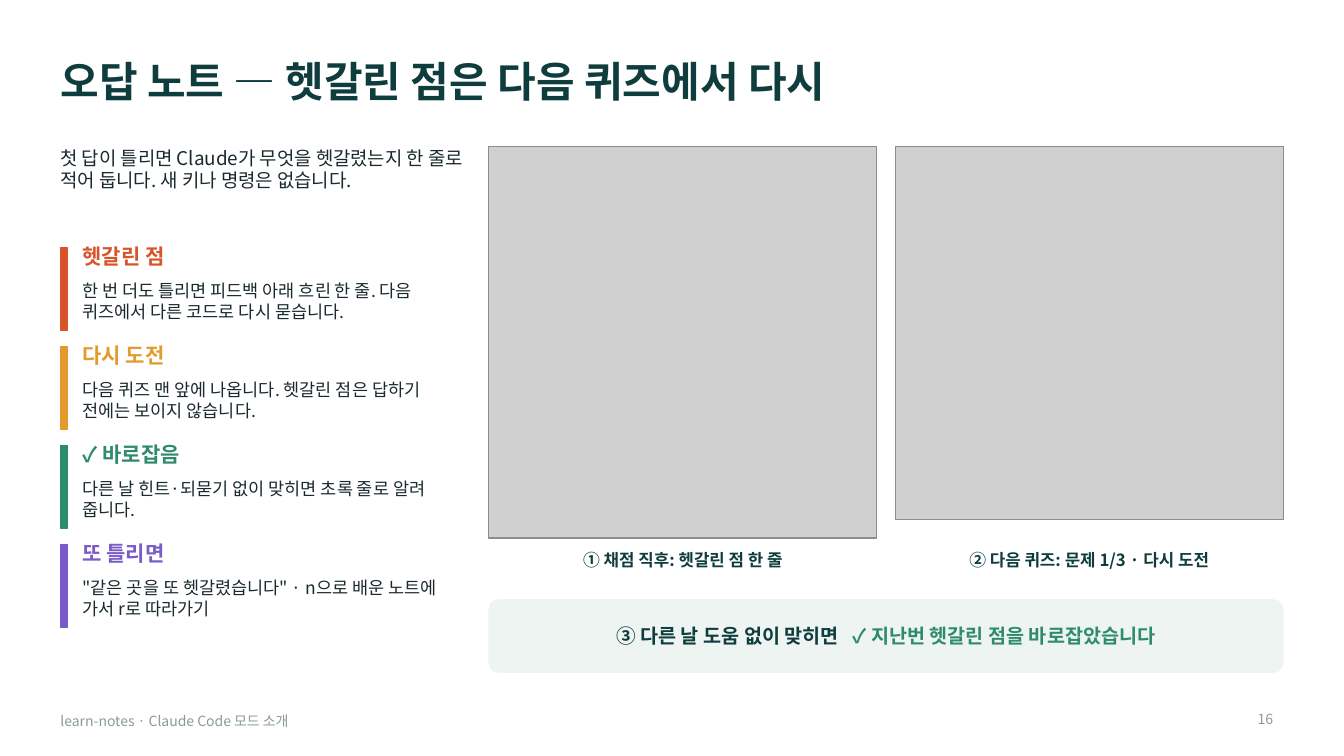
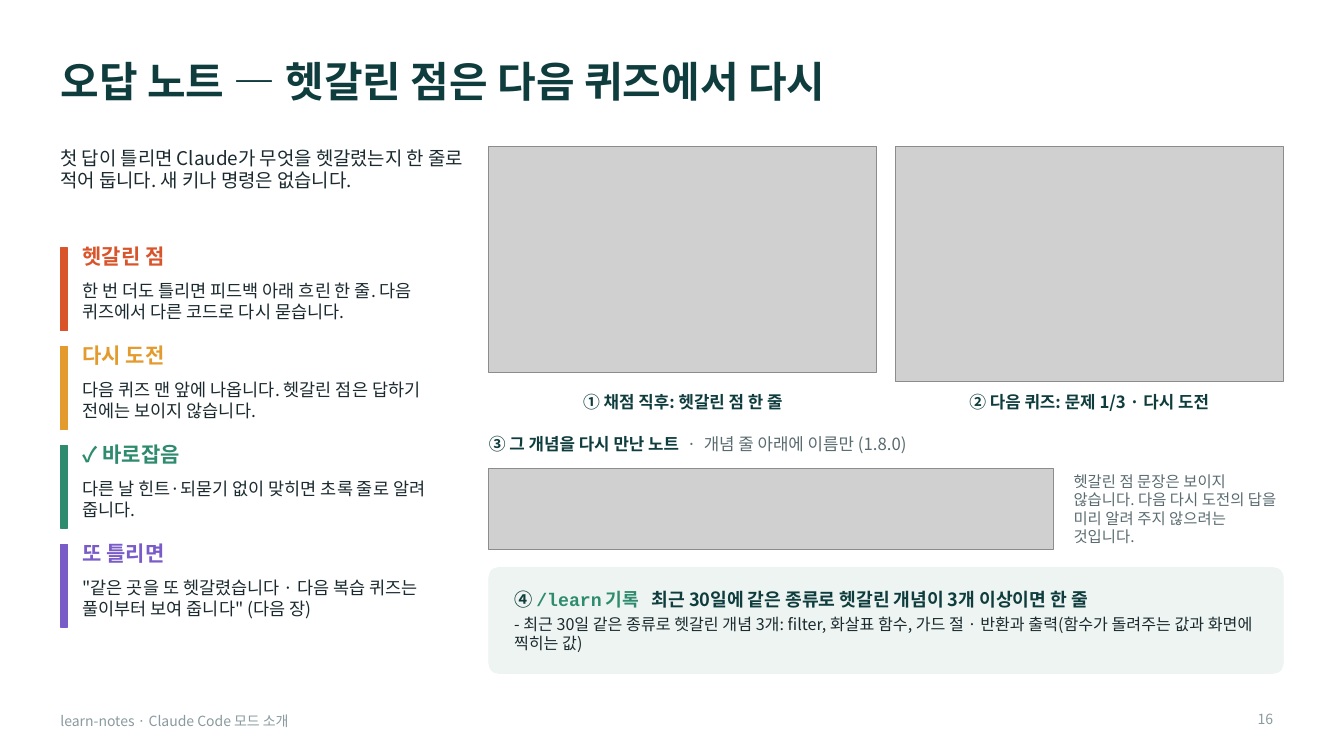
Before and after one commit to Owen-YC/learn-notes, a slide deck: slide 16 of docs/team/learn-notes-intro.pptx. Drawn at 1344x756 pixels with LibreOffice and Linux fonts; fonts in the diff are those of the drawing; grey boxes stand for pictures. Boxes give left, top, right and bottom in pixels: in the first picture for what was removed or moved away, otherwise in the second. Text is boxed around its words. In the diff, an @@ line names an element or a change of style, - is before the commit and + after.

```diff
--- a/docs/team/learn-notes-intro.pptx
+++ b/docs/team/learn-notes-intro.pptx
@@ picture: place and size @@
-picture at (489,146,877,538)
+picture at (489,146,877,372)
@@ picture: place and size @@
-picture at (895,146,1284,520)
+picture at (895,146,1284,382)
@@ text "① 채점 직후: 헷갈린 점 ...": place and size @@
-text "① 채점 직후: 헷갈린 점 ..." at (583,549,782,571)
+text "① 채점 직후: 헷갈린 점 ..." at (583,391,782,413)
@@ text "② 다음 퀴즈: 문제 1/3 ...": place and size @@
-text "② 다음 퀴즈: 문제 1/3 ..." at (969,551,1209,569)
+text "② 다음 퀴즈: 문제 1/3 ..." at (969,393,1209,411)
@@ text added at (489,435,907,453), 12 pt, text #5A6B70 @@
+③ 그 개념을 다시 만난 노트 · 개념 줄 아래에 이름만 (1.8.0)
@@ picture added at (489,469,1054,549) @@
@@ text added at (1074,474,1276,543), 11 pt, text #5A6B70 @@
+헷갈린 점 문장은 보이지 않습니다. 다음 다시 도전의 답을 미리 알려 주지 않으려는 것입니다.
@@ rounded rectangle: place and size @@
-rounded rectangle at (489,600,1284,673)
+rounded rectangle at (489,568,1284,674)
@@ rounded rectangle at (489,568,1284,674): proportions changed @@
@@ text at (83,579,417,619): text changed @@
-"같은 곳을 또 헷갈렸습니다" · n으로 배운 노트에 가서 r로 따라가기
+"같은 곳을 또 헷갈렸습니다 · 다음 복습 퀴즈는 풀이부터 보여 줍니다" (다음 장)
@@ text added at (514,590,1252,652), 11.5 pt, text #1B2A2F @@
+④ /learn 기록 최근 30일에 같은 종류로 헷갈린 개념이 3개 이상이면 한 줄
+- 최근 30일 같은 종류로 헷갈린 개념 3개: filter, 화살표 함수, 가드 절 · 반환과 출력(함수가 돌려주는 값과 화면에 찍히는 값)
@@ text removed at (616,626,1155,645) @@
-③ 다른 날 도움 없이 맞히면 ✓ 지난번 헷갈린 점을 바로잡았습니다
```
Also in this commit, not shown: 16 other slides changed, 2 slides added, 22 other files.
